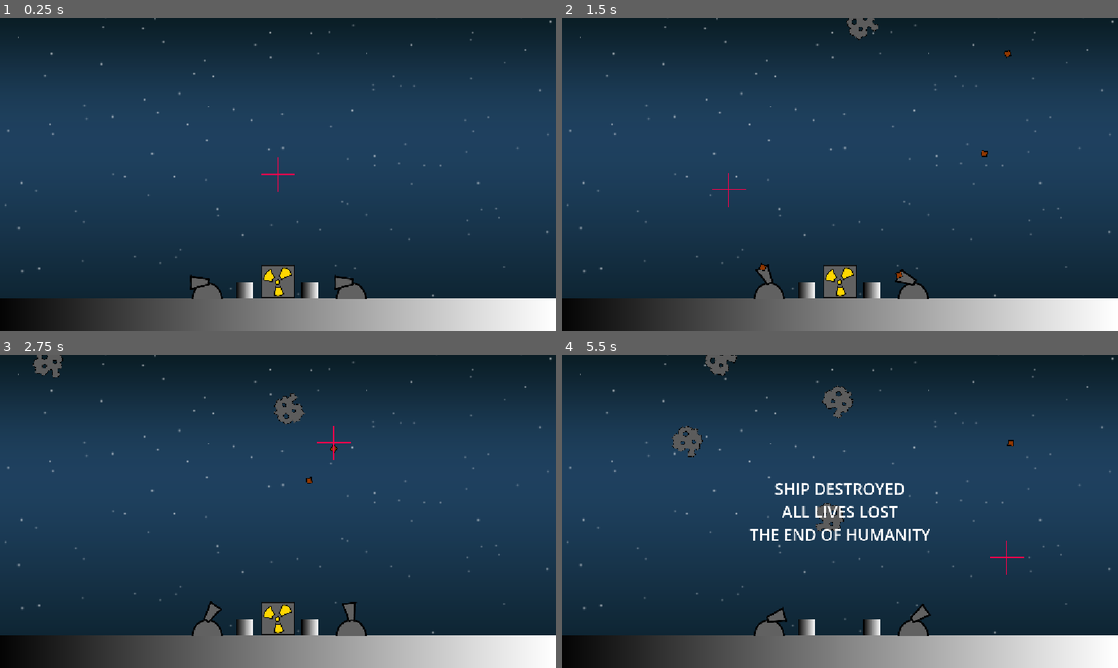
Above: before the commit, frames 1-4 (two rows, left to right).
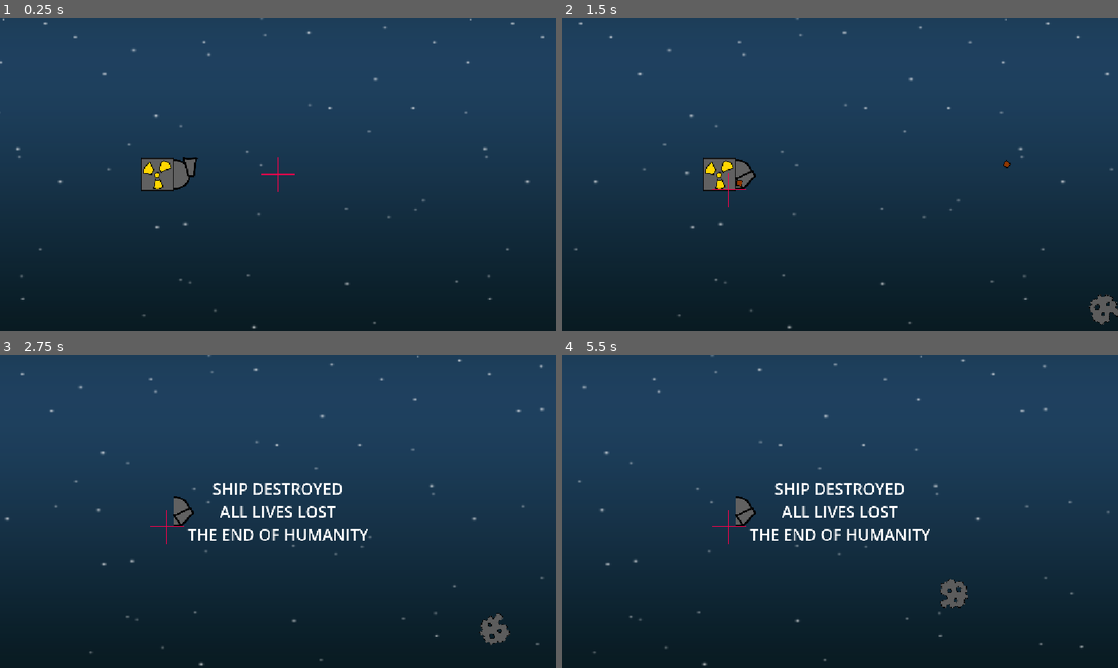
Above: after the commit, the same moments.

Repository: AndrewHay/meteor-strike
Game: Godot game, scene res://root.tscn
Two runs of this game, one before a commit and one after it. Both use one fixed random seed, a clock stepped at 60 frames per second and the inputs below.
Inputs (mouse positions are in pixels of both pictures, inside the frame that each line leads up to):
- Up to frame 1 (0.25 s): no input
- Up to frame 2 (1.5 s): move the mouse to (962, 158) at 0.52 s; click (962, 158) at 0.67 s; move the mouse to (728, 190) at 1.27 s; click (728, 190) at 1.42 s
- Up to frame 3 (2.75 s): move the mouse to (333, 442) at 2.02 s; click (333, 442) at 2.17 s
- Up to frame 4 (5.5 s): move the mouse to (812, 574) at 2.77 s; click (812, 574) at 2.92 s; move the mouse to (1006, 558) at 3.52 s; click (1006, 558) at 3.67 s; move the mouse to (673, 464) at 4.27 s; click (673, 464) at 4.42 s; move the mouse to (867, 511) at 5.02 s; click (867, 511) at 5.17 s

The runs differ from the first frame. In frame 1, 29% of the frame differs, in the area x 0-100%, y 0-100%; in frame 2, 29%; in frame 3, 30%; in frame 4, 29%.

Commit message:
to the stars!

Diff:
--- a/house/house.gd
+++ b/house/house.gd
@@ -1,7 +1,7 @@
 extends RigidBody2D
 
 func _ready() -> void:
-	add_to_group("house");
+	add_to_group("base");
 	body_entered.connect(_on_body_entered);
 
 func _on_body_entered(body):
--- a/level/level.gd
+++ b/level/level.gd
@@ -1,54 +1,34 @@
 extends Node2D
 
-const SPAWN_ABOVE_MARGIN := 48.0
+const SPAWN_BEYOND_MARGIN := 8.0
 const METEOR_SPEED := 150.0
 
 var meteor_scene = preload("res://meteor/meteor.tscn")
 
-@onready var background: Sprite2D = $Parallax2D/Sprite2D
-@onready var parallax: Parallax2D = $Parallax2D
-
 func _ready() -> void:
-	get_viewport().size_changed.connect(_center_background)
-	_center_background()
-
 	var timer = Timer.new()
 	timer.wait_time = 1.0
 	timer.autostart = true
 	timer.timeout.connect(_spawn_meteor)
 	add_child(timer)
 
-func _center_background() -> void:
-	var camera = get_viewport().get_camera_2d()
-	if camera == null or background.texture == null:
-		return
-
-	var viewport_size = get_viewport().get_visible_rect().size
-	var visible_size = viewport_size / camera.zoom
-	var texture_size = background.texture.get_size()
-	var scale_factor = maxf(visible_size.x / texture_size.x, visible_size.y / texture_size.y)
-
-	background.scale = Vector2(scale_factor, scale_factor)
-	background.position = parallax.to_local(camera.get_screen_center_position())
-
 func _spawn_meteor() -> void:
-	var houses = get_tree().get_nodes_in_group("house")
-	if houses.is_empty():
+	var bases = get_tree().get_nodes_in_group("base")
+	if bases.is_empty():
 		return
 
 	var meteor = meteor_scene.instantiate()
-	meteor.position = _random_top_position()
-	var target = houses.pick_random()
+	meteor.position = _random_right_position()
+	var target = bases.pick_random()
 	meteor.linear_velocity = (target.position - meteor.position).normalized() * METEOR_SPEED
 	add_child(meteor)
 
-func _random_top_position() -> Vector2:
-	var camera = get_viewport().get_camera_2d()
-	var viewport_size = get_viewport().get_visible_rect().size
-	var half_size = viewport_size / 2 / camera.zoom
-	var top_left = camera.get_screen_center_position() - half_size
-	var world_pos = Vector2(
-		randf_range(top_left.x, top_left.x + viewport_size.x / camera.zoom.x),
-		top_left.y - SPAWN_ABOVE_MARGIN
+func _random_right_position() -> Vector2:
+	var viewport = get_viewport()
+	var rect = viewport.get_visible_rect()
+	var screen_pos = Vector2(
+		rect.end.x + SPAWN_BEYOND_MARGIN,
+		randf_range(rect.position.y, rect.end.y)
 	)
+	var world_pos = viewport.get_canvas_transform().affine_inverse() * screen_pos
 	return to_local(world_pos)
--- a/level/level.tscn
+++ b/level/level.tscn
@@ -2,9 +2,7 @@
 
 [ext_resource type="Script" uid="uid://d320oj6nwyvko" path="res://level/level.gd" id="1_ktfr2"]
 [ext_resource type="Texture2D" uid="uid://cyh6vowjriiba" path="res://assets/bg_1_1.png" id="1_vkbyq"]
-[ext_resource type="PackedScene" uid="uid://cbcdxli8t5l72" path="res://house/house.tscn" id="2_vkbyq"]
 [ext_resource type="PackedScene" uid="uid://v2r2xuyshift" path="res://reactor/reactor.tscn" id="3_44x8d"]
-[ext_resource type="PackedScene" uid="uid://cnavm0immy15t" path="res://static_box.tscn" id="3_ktfr2"]
 [ext_resource type="PackedScene" uid="uid://3ic1cyif1etj" path="res://turret/turret.tscn" id="5_ktfr2"]
 
 [node name="Level" type="Node2D" unique_id=972982531]
@@ -12,25 +10,21 @@
 
 [node name="Parallax2D" type="Parallax2D" parent="." unique_id=189541379]
 scroll_scale = Vector2(0, 0)
+scroll_offset = Vector2(0, 64)
+repeat_size = Vector2(1760, 0)
+autoscroll = Vector2(-80, 0)
+repeat_times = 2
 
 [node name="Sprite2D" type="Sprite2D" parent="Parallax2D" unique_id=65056790]
+position = Vector2(-1760, -990)
+scale = Vector2(4.4, 3.3)
 texture = ExtResource("1_vkbyq")
+centered = false
 
 [node name="Reactor" parent="." unique_id=1853265617 instance=ExtResource("3_44x8d")]
-position = Vector2(0, 401)
-
-[node name="House2" parent="." unique_id=823515509 instance=ExtResource("2_vkbyq")]
-position = Vector2(120, 433)
-
-[node name="House3" parent="." unique_id=774974785 instance=ExtResource("2_vkbyq")]
-position = Vector2(-126, 433)
-
-[node name="StaticBody2D2" parent="." unique_id=1474745948 instance=ExtResource("3_ktfr2")]
-position = Vector2(-17, 549)
-scale = Vector2(33.626194, 2.5699892)
+position = Vector2(-454, 0)
+gravity_scale = 0.0
 
 [node name="Turret" parent="." unique_id=412231546 instance=ExtResource("5_ktfr2")]
-position = Vector2(276, 405)
-
-[node name="Turret2" parent="." unique_id=7108829 instance=ExtResource("5_ktfr2")]
-position = Vector2(-267, 405)
+position = Vector2(-329, 0)
+rotation = 1.5707964
--- a/reactor/reactor.gd
+++ b/reactor/reactor.gd
@@ -1,4 +1,7 @@
 extends RigidBody2D
+
+func _ready() -> void:
+	add_to_group("base");
 
 func _on_body_entered(body: Node) -> void:
 	if body is RigidBody2D:
--- a/turret/turret.gd
+++ b/turret/turret.gd
@@ -9,9 +9,9 @@
 	if not Game.instance.playing: return
 	if event is InputEventMouseButton and event.is_pressed():
 		var b = BULLET.instantiate()
-		b.position = position
-		b.rotation = barrel.rotation
+		b.global_position = barrel.global_position
+		b.global_rotation = barrel.global_rotation
 		get_parent().add_child(b)
 	elif event is InputEventMouseMotion:
-		var direction = global_position - get_global_mouse_position()
-		barrel.global_rotation = direction.angle()
+		var mouse_local := to_local(get_global_mouse_position()) - barrel.position
+		barrel.rotation = (-mouse_local).angle()
